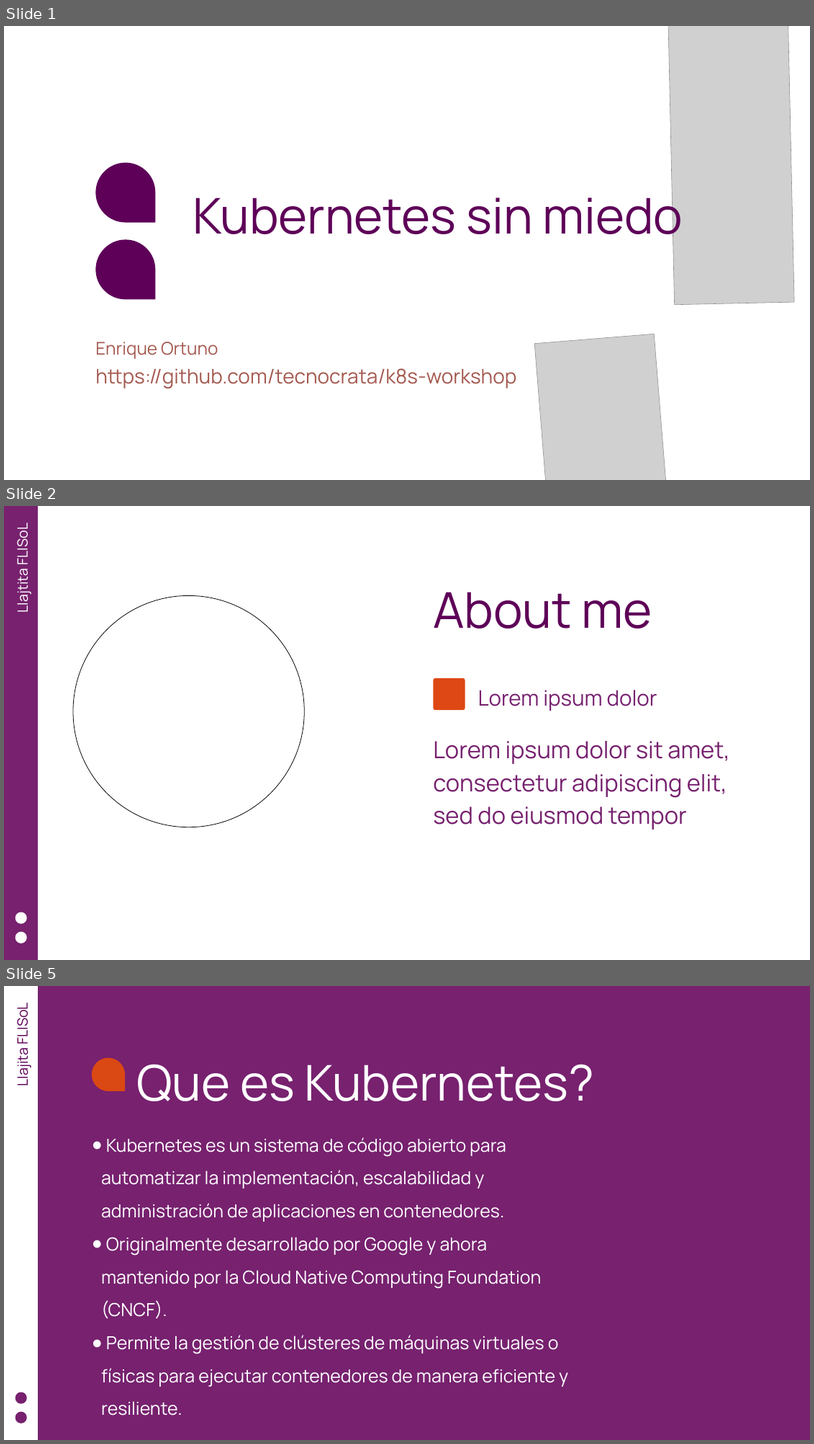
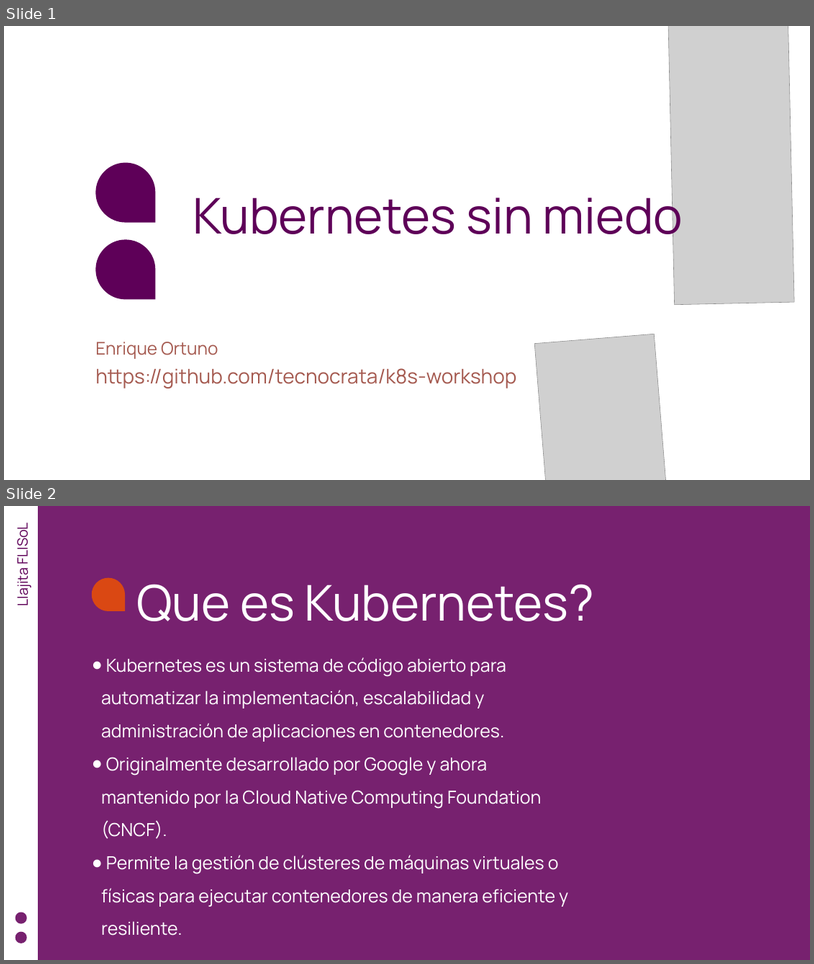
Before and after one commit to tecnocrata/k8s-workshop, a slide deck: Kubernetes sin miedo.odp. Shown one above the other, each under a label of ours: slides 1, 2 and 5 before the commit, slides 1 and 2 after it; the slides between them are not shown. The pictures are 814x1444 and 814x964 pixels, drawn with LibreOffice and Linux fonts; fonts in the diff are those of the drawing; grey boxes stand for pictures. Boxes give left, top, right and bottom in pixels: in the first picture for what was removed or moved away, otherwise in the second. Text is boxed around its words. In the diff, an @@ line names an element or a change of style, - is before the commit and + after.

```diff
--- a/Kubernetes sin miedo.odp
+++ b/Kubernetes sin miedo.odp
@@ slide 2 removed at (x1=4, y1=506, x2=810, y2=960), background #FFFFFF @@
@@ freeform shape removed at (x1=4, y1=506, x2=39, y2=960) @@
@@ text removed at (x1=13, y1=527, x2=32, y2=611) @@
-Llajtita FLISoL
@@ text removed at (x1=433, y1=592, x2=653, y2=628) @@
-About me
@@ freeform shape removed at (x1=73, y1=595, x2=304, y2=827) @@
@@ freeform shape removed at (x1=433, y1=678, x2=466, y2=710) @@
@@ text removed at (x1=478, y1=690, x2=658, y2=710) @@
-Lorem ipsum dolor
@@ text removed at (x1=433, y1=741, x2=730, y2=829) @@
-Lorem ipsum dolor sit amet, consectetur adipiscing elit, sed do eiusmod tempor
@@ freeform shape removed at (x1=16, y1=911, x2=27, y2=924) @@
@@ freeform shape removed at (x1=16, y1=932, x2=27, y2=943) @@
@@ what was slide 5 is now slide 2 @@
```
Also in this commit, not shown: 1 slide changed, 1 slide added, 2 other slides removed, 2 other files.
